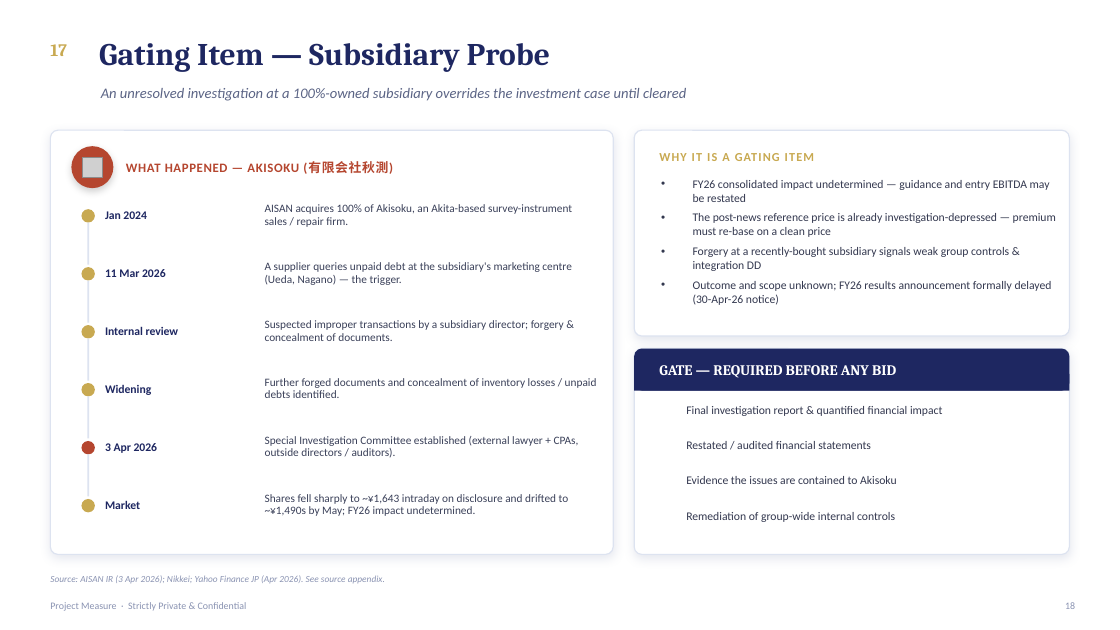
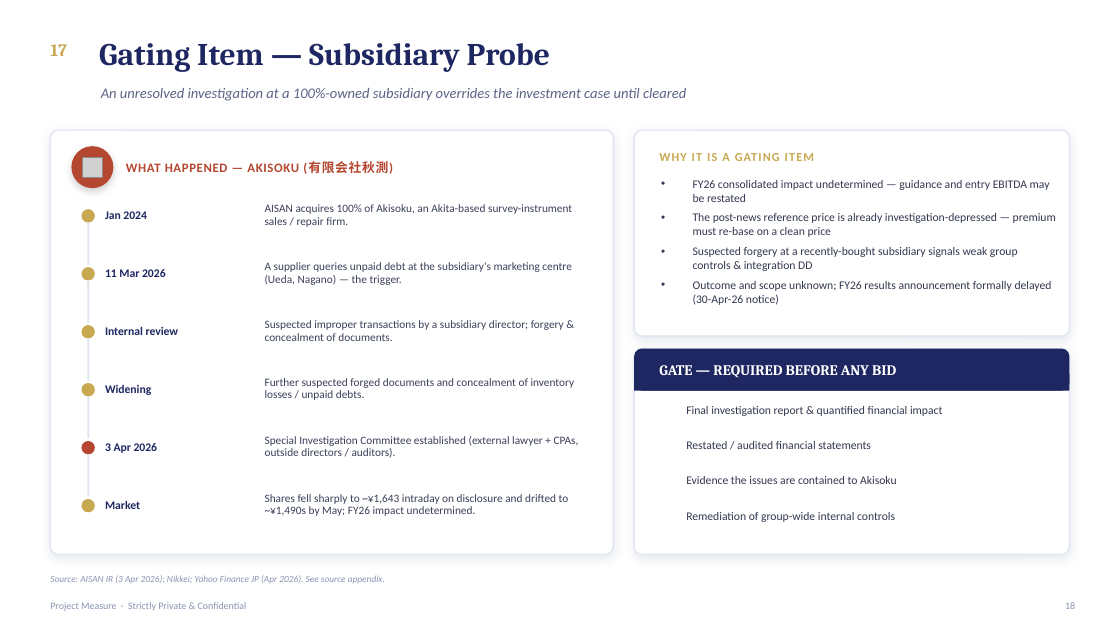
Before and after one commit to ankimo1210/projects, a slide deck: slide 18 of aisan_lbo_case/docs/AISAN_4667_Take_Private_Case_Study.pptx. Drawn at 1120x630 pixels with LibreOffice and Linux fonts; fonts in the diff are those of the drawing; grey boxes stand for pictures; background and template pictures are left out. Boxes give left, top, right and bottom in pixels: in the first picture for what was removed or moved away, otherwise in the second. Text is boxed around its words. In the diff, an @@ line names an element or a change of style, - is before the commit and + after.

```diff
--- a/aisan_lbo_case/docs/AISAN_4667_Take_Private_Case_Study.pptx
+++ b/aisan_lbo_case/docs/AISAN_4667_Take_Private_Case_Study.pptx
@@ text at <box>693,247,1018,271</box>: text changed @@
-• Forgery at a recently-bought subsidiary signals weak group controls & integration DD
+• Suspected forgery at a recently-bought subsidiary signals weak group controls & integration DD
@@ text at <box>265,378,575,400</box>: text changed @@
-Further forged documents and concealment of inventory losses / unpaid debts identified.
+Further suspected forged documents and concealment of inventory losses / unpaid debts.
```
Also in this commit, not shown: 1 other slide changed, 3 other files.
